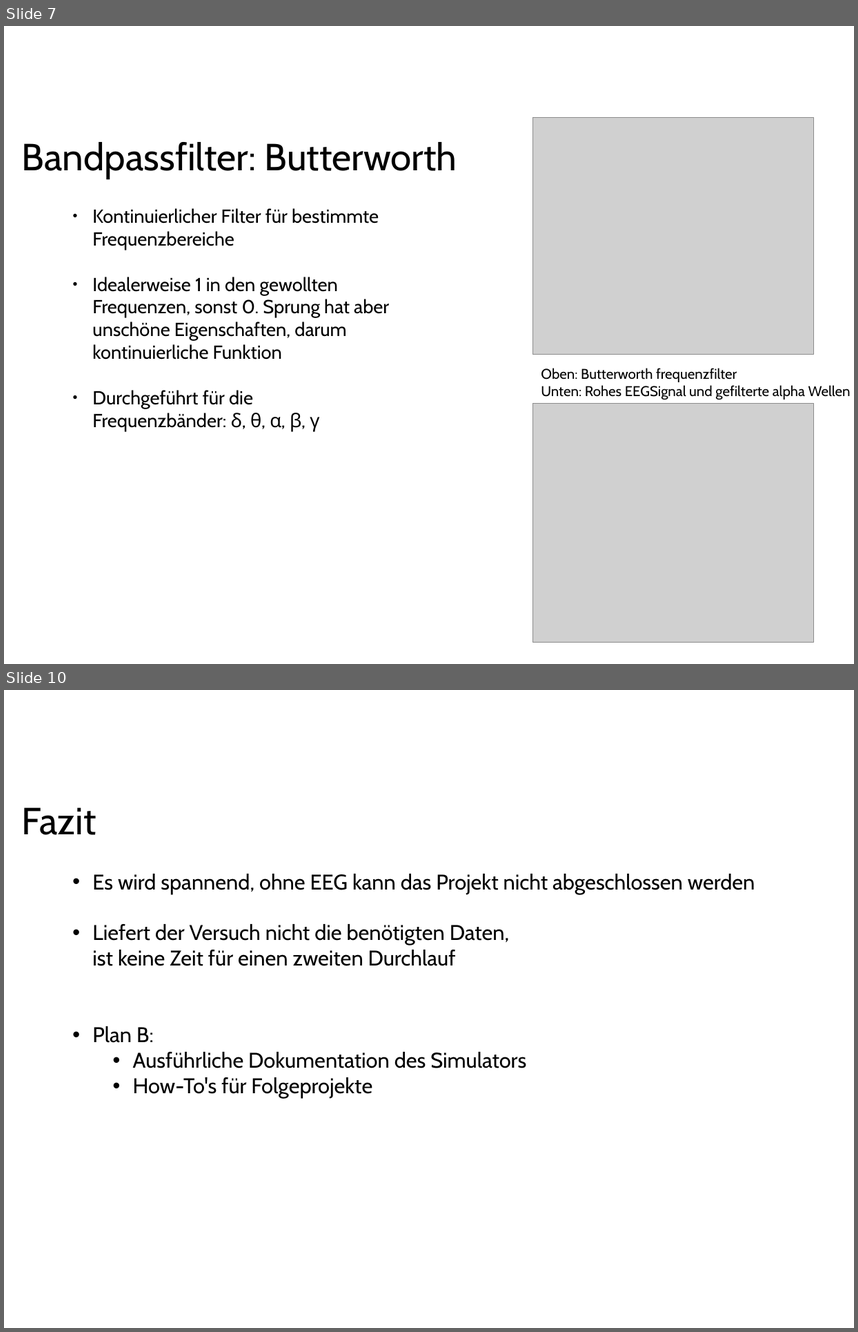
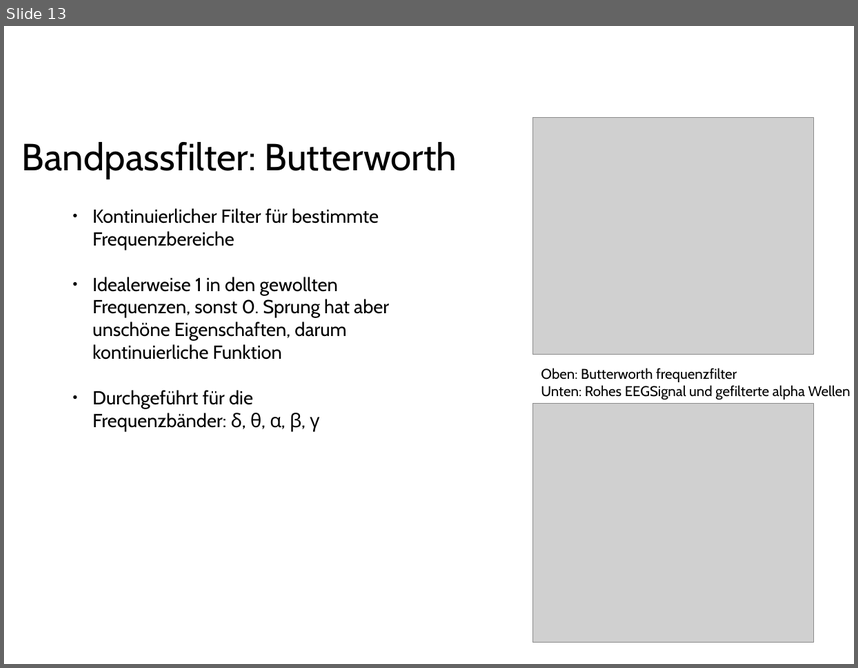
Before and after one commit to ppasler/current-adas, a slide deck: project/presentation/Praesentation_PoSDBoS_Pasler.odp. Shown one above the other, each under a label of ours: slides 7 and 10 before the commit, slide 13 after it; the slides between them are not shown. The pictures are 858x1332 and 858x668 pixels, drawn with LibreOffice and Linux fonts; fonts in the diff are those of the drawing; grey boxes stand for pictures; background and template pictures are left out. Boxes give left, top, right and bottom in pixels: in the first picture for what was removed or moved away, otherwise in the second. Text is boxed around its words. In the diff, an @@ line names an element or a change of style, - is before the commit and + after.

```diff
--- a/project/presentation/Praesentation_PoSDBoS_Pasler.odp
+++ b/project/presentation/Praesentation_PoSDBoS_Pasler.odp
@@ slide 10 removed at [4, 690, 854, 1328], background #FFFFFF @@
@@ text removed at [22, 807, 96, 835] @@
-Fazit
@@ text removed at [92, 874, 755, 1098] @@
-• Es wird spannend, ohne EEG kann das Projekt nicht abgeschlossen werden
-• Liefert der Versuch nicht die benötigten Daten,
-  ist keine Zeit für einen zweiten Durchlauf
-• Plan B:
-    • Ausführliche Dokumentation des Simulators
-    • How-To's für Folgeprojekte
@@ what was slide 7 is now slide 13 @@
```
Also in this commit, not shown: 2 slides changed, 8 slides added, 4 other slides removed.
